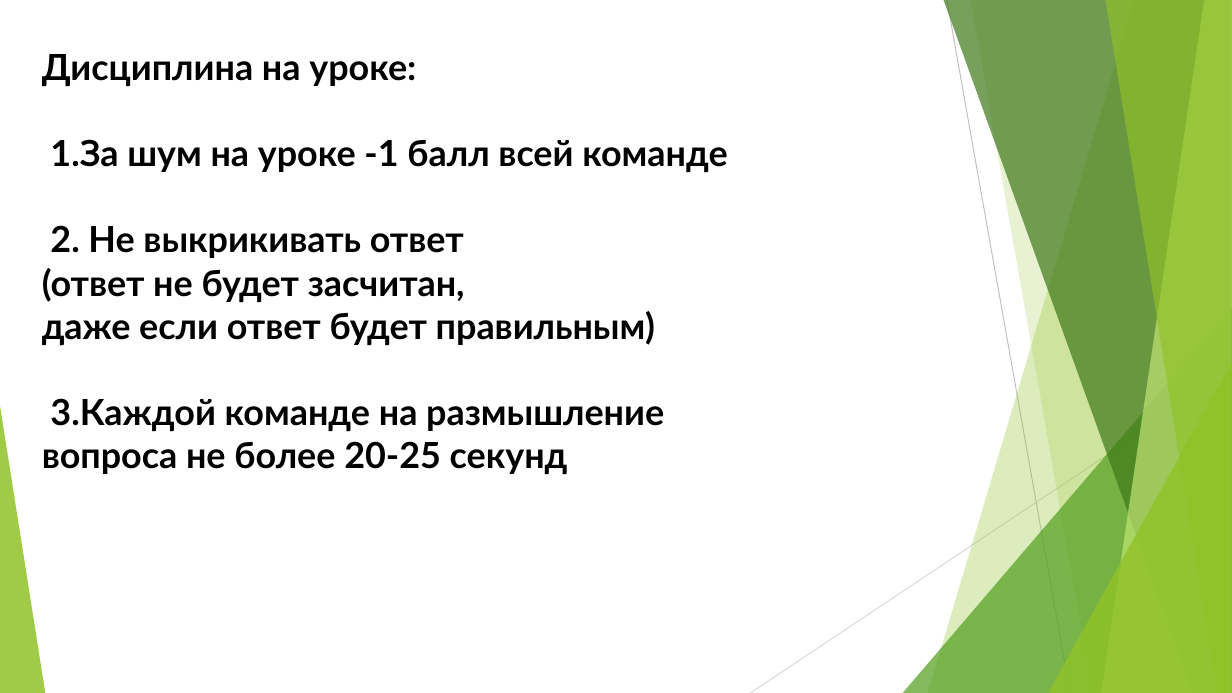
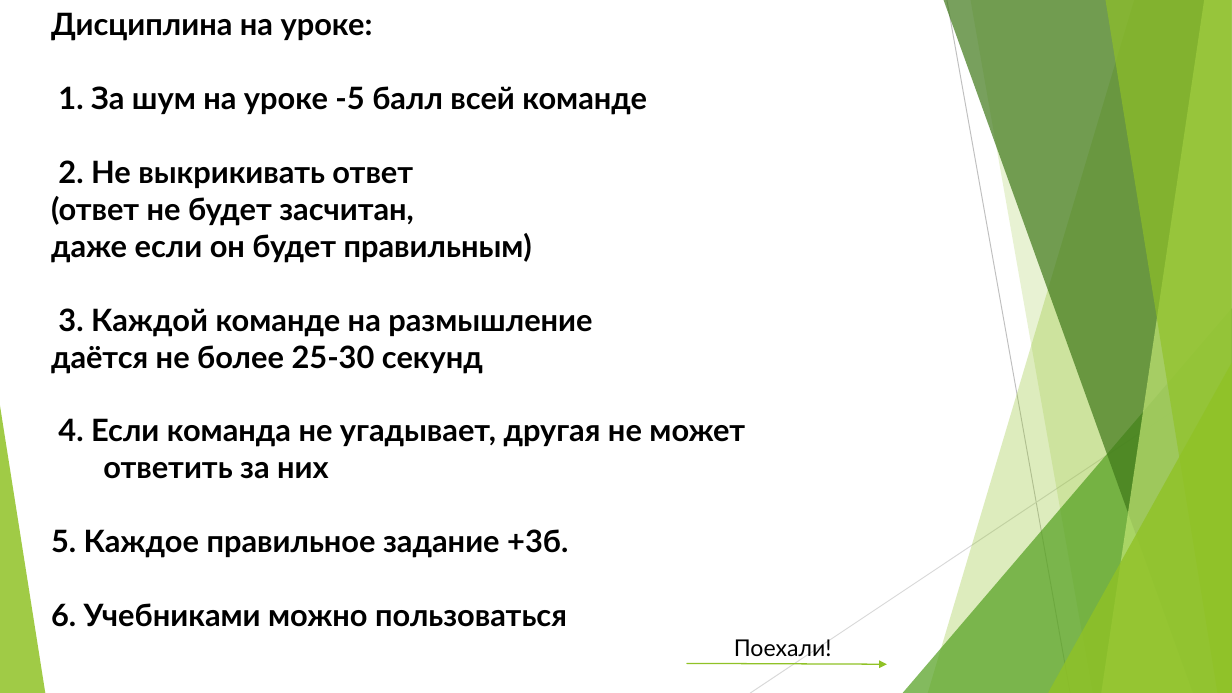
Before and after one commit to Yaric2010/ABOBA228, a slide deck: slide 2 of Презентация_ЯРИК_ЗЩЕЙНАБ_РЕНАТ_АМИРА.pptx. Drawn at 1232x693 pixels with LibreOffice and Linux fonts; fonts in the diff are those of the drawing. Boxes give left, top, right and bottom in pixels: in the first picture for what was removed or moved away, otherwise in the second. Text is boxed around its words. In the diff, an @@ line names an element or a change of style, - is before the commit and + after.

```diff
--- a/Презентация_ЯРИК_ЗЩЕЙНАБ_РЕНАТ_АМИРА.pptx
+++ b/Презентация_ЯРИК_ЗЩЕЙНАБ_РЕНАТ_АМИРА.pptx
@@ text "Дисциплина на уроке:": place and size @@
-text "Дисциплина на уроке:" at bbox=[42, 54, 727, 475]
+text "Дисциплина на уроке:" at bbox=[51, 12, 745, 627]
@@ text at bbox=[51, 12, 414, 226]: size 28 to 24 pt in "Дисциплина на уроке:", "2. Не выкрикивать ответ", "(ответ не будет засчитан," @@
@@ text at bbox=[58, 86, 647, 115]: text changed; size 28 to 24 pt @@
-1.За шум на уроке -1 балл всей команде
+1. За шум на уроке -5 балл всей команде
@@ text at bbox=[51, 233, 745, 627]: text changed; size 28 to 24 pt @@
-даже если ответ будет правильным)
-3.Каждой команде на размышление
-вопроса не более 20-25 секунд
+даже если он будет правильным)
+3. Каждой команде на размышление
+даётся не более 25-30 секунд
+4. Если команда не угадывает, другая не может
+ответить за них
+5. Каждое правильное задание +3б.
+6. Учебниками можно пользоваться
@@ text added at bbox=[734, 639, 832, 656], 18 pt, text #000000 @@
+Поехали!
@@ arrow added from (687, 664) to (887, 665), #90C226 1 pt @@
```
Also in this commit, not shown: 1 other slide changed, 25 slides added.
